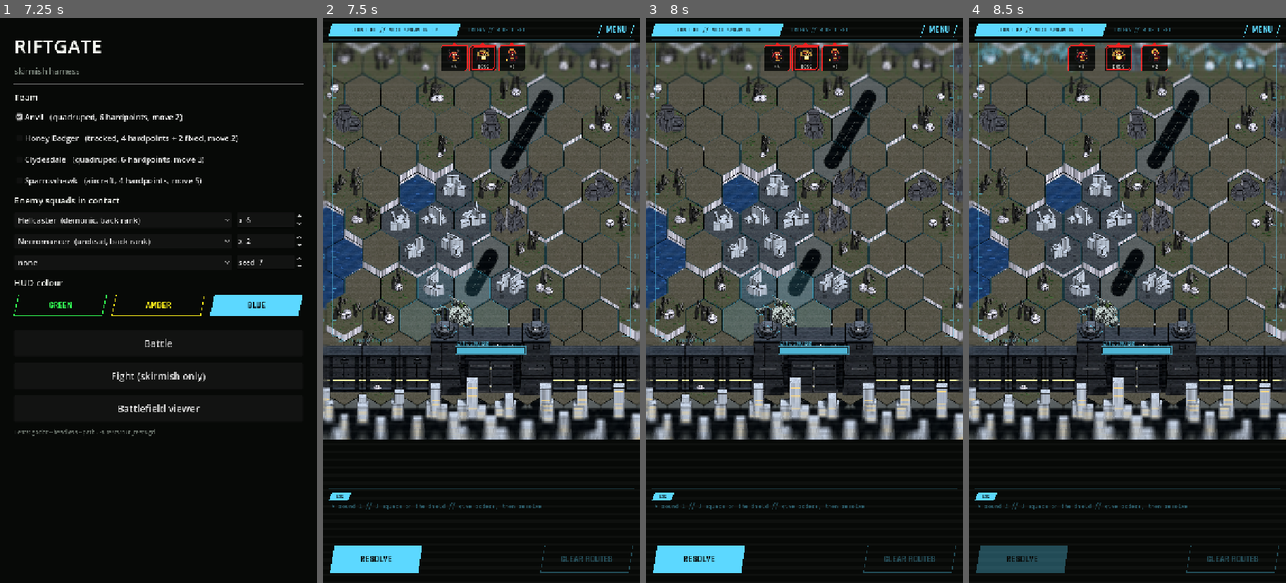
Above: before the commit, frames 1-4 (left to right).
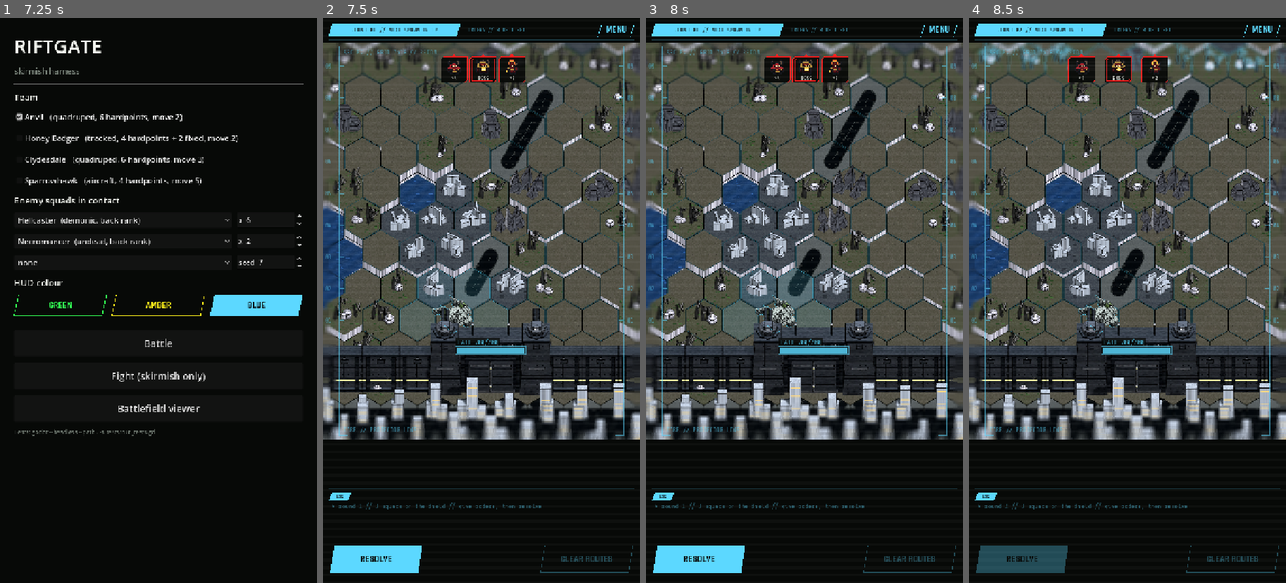
Above: after the commit, the same moments.

Repository: ryanjdmartin/riftgate
Game: Godot game, scene res://game/harness.tscn
Two runs of this game, one before a commit and one after it. Both use one fixed random seed, a clock stepped at 60 frames per second and the inputs below.
Inputs:
- Up to frame 1 (7.25 s): click "Anvil (quadruped, 6 hardpoint…" at 0.5 s; click "Honey Badger (tracked, 4 hard…" at 1.25 s; click "Clydesdale (quadruped, 6 hard…" at 2 s; click "Sparrowhawk (aircraft, 4 hard…" at 2.75 s; click "Ghoul (undead, front rank)" at 3.5 s; click "none" at 4.25 s; click "GREEN" at 5 s; click "AMBER" at 5.75 s; click "BLUE" at 6.5 s
- Up to frame 2 (7.5 s): click "Battle" at 7.25 s
- Up to frame 3 (8 s): no input
- Up to frame 4 (8.5 s): click "RESOLVE" at 8 s

Frame 1 is identical in both runs. In frame 2, 3.2% of the frame differs, in the area x 0-100%, y 4-74%; in frame 3, 3.2%; in frame 4, 3.2%.

Commit message:
The map's frame belongs to the viewport: its lines run the view's height and its readouts hold at the top and bottom while the ticks and numbers ride the map; tighter on the play area, bigger text, the bars' labels on plaques; the rift is a vortex tearing a hole in reality, three frames turning and back, from foeforge's new rift and cut-rift commands (candidate 3 of 4), reaching up into the scenery with its bar over it
Co-Authored-By: Claude Fable 5.1 <noreply@anthropic.com>

Diff:
--- a/game/battle/battle_map_view.gd
+++ b/game/battle/battle_map_view.gd
@@ -161,7 +161,7 @@
 ## playable field plus a little of the scenery beyond each end; the rest of the margin
 ## rows are there to fill the edges, not to scroll to (Ryan, 21 September).
 func _clamp_scroll() -> void:
-	var top := _origin.y - HEX_SIZE * 2.4                                                  # a row of scenery past the rift
+	var top := _origin.y - HEX_SIZE * 3.6                                                  # the scenery past the rift, and the vortex's height
 	var bottom := _origin.y + Hex.to_pixel(field.map.gate, HEX_SIZE).y + HEX_SIZE * 2.6   # a row of city past the wall
 	scroll_y = clampf(scroll_y, minf(-top * zoom, size.y - bottom * zoom), -top * zoom)
 	scroll_x = clampf(scroll_x, minf(0.0, size.x - size.x * zoom), 0.0)
@@ -262,7 +262,9 @@
 		var list: Array = rows[above]
 		list.sort_custom(func(a, b) -> bool: return a[0] < b[0])
 		var next_x := TAG_GAP
-		var y := TAG_GAP if above else size.y - TAG_SIZE.y - TAG_GAP
+		# Under the frame's top readout, or over its bottom one (Ryan, 23 September: the
+		# frame belongs to the viewport, so the tags make room for it).
+		var y := FRAME_PAD + 24.0 if above else size.y - TAG_SIZE.y - FRAME_PAD - 20.0
 		for item in list:
 			var x := clampf(item[0] - TAG_SIZE.x * 0.5, TAG_GAP, size.x - TAG_SIZE.x - TAG_GAP)
 			x = maxf(x, next_x)
@@ -329,10 +331,7 @@
 			var pts := Hex.corners(center(g), HEX_SIZE - 3.0)
 			draw_colored_polygon(pts, Color(hud, 0.10))
 			Hud.stroke_poly(self, pts, Color(hud, 0.85), 2.0)
-	for r in map.rift_hexes:
-		var pts := Hex.corners(center(r), HEX_SIZE - 3.0)
-		draw_colored_polygon(pts, Color("2a1a3f"))
-		Hud.stroke_poly(self, pts, RIFT_ART, 2.0)   # the rift's own art, not a palette role
+	_draw_rift(map)
 
 	# Where the selected mech may end its move.
 	for h in destinations.keys():
@@ -454,42 +453,55 @@
 
 
 ## The frame: the field's two boundary lines in the display's light, a tick on every
-## row's centre with the row's number, and a sector readout at each end, so the playable
-## area has a viewfinder's edge and the blur runs into it. Screen space.
+## row's centre with the row's number, and a readout at each end, so the playable area has
+## a viewfinder's edge and the blur runs into it. The frame belongs to the viewport, not
+## the map (Ryan, 23 September): its lines run the height of the view and its readouts sit
+## at the view's top and bottom whatever the scroll; only the ticks and numbers ride the
+## map. Screen space.
+const FRAME_PAD := 8.0
+const FRAME_FONT := 14
+
 func _draw_frame(hud: Color) -> void:
 	var map := field.map
 	var fx := _frame_x()
-	var top := _origin.y - HEX_SIZE
-	var bottom := _origin.y + Hex.to_pixel(map.gate, HEX_SIZE).y - HEX_SIZE * 1.5 * (BattleMap.GATE_ROWS - 0.5)
 	var fc := Color(hud, frame_alpha)
 	var font := Hud.mono()
+	var top := FRAME_PAD
+	var bottom := size.y - FRAME_PAD
 	for x in [fx.x, fx.y]:
 		var dir := 1.0 if x == fx.x else -1.0
 		var sx := to_screen(Vector2(x, 0)).x
-		draw_line(Vector2(sx, to_screen(Vector2(0, top)).y), Vector2(sx, to_screen(Vector2(0, bottom)).y), fc, 2.0)
+		draw_line(Vector2(sx, top), Vector2(sx, bottom), fc, 2.0)
 		for row in range(map.height - BattleMap.GATE_ROWS):
 			var y := to_screen(Vector2(0, _origin.y + HEX_SIZE * 1.5 * row)).y
+			if y < top + 30.0 or y > bottom - 30.0:
+				continue   # under the readouts
 			draw_line(Vector2(sx, y), Vector2(sx + 10.0 * dir, y), fc, 2.0)
 			var label := "%02d" % (map.height - BattleMap.GATE_ROWS - row)   # counted up from the gate
-			var lx: float = (sx - 30.0) if dir > 0.0 else (sx + 8.0)
-			draw_string(font, Vector2(lx, y + 4.0), label, HORIZONTAL_ALIGNMENT_LEFT, -1, 11, fc)
+			var lx: float = (sx - 34.0) if dir > 0.0 else (sx + 8.0)
+			draw_string(font, Vector2(lx, y + 5.0), label, HORIZONTAL_ALIGNMENT_LEFT, -1, FRAME_FONT, fc)
 		for y in [top, bottom]:
-			var sy := to_screen(Vector2(0, y)).y
-			draw_line(Vector2(sx, sy), Vector2(sx + 18.0 * dir, sy), fc, 2.0)
+			draw_line(Vector2(sx, y), Vector2(sx + 18.0 * dir, y), fc, 2.0)
 	var left := to_screen(Vector2(fx.x, 0)).x
-	draw_string(font, Vector2(left + 6.0, to_screen(Vector2(0, top)).y - 6.0), "SEC %02d // GRID %dx%d // RECON" % [map.map_seed % 100, map.width, map.height - BattleMap.GATE_ROWS], HORIZONTAL_ALIGNMENT_LEFT, -1, 11, fc)
-	draw_string(font, Vector2(left + 6.0, to_screen(Vector2(0, bottom)).y + 14.0), "CARE // PROJECTOR LINE", HORIZONTAL_ALIGNMENT_LEFT, -1, 11, fc)
-
-
-## A HUD bar in screen space: a backing, a track, a fill, a rim, a label above.
+	draw_string(font, Vector2(left + 8.0, top + 19.0), "SEC %02d // GRID %dx%d // RECON" % [map.map_seed % 100, map.width, map.height - BattleMap.GATE_ROWS], HORIZONTAL_ALIGNMENT_LEFT, -1, FRAME_FONT, fc)
+	draw_string(font, Vector2(left + 8.0, bottom - 8.0), "CARE // PROJECTOR LINE", HORIZONTAL_ALIGNMENT_LEFT, -1, FRAME_FONT, fc)
+
+
+## A HUD bar in screen space: a backing, a track, a fill, a rim, a label above on its own
+## dark plaque, so it reads on any ground, the rift's included (Ryan, 23 September).
+const BAR_FONT := 14
+
 func _hud_bar(map_pos: Vector2, map_w: float, frac: float, col: Color, label: String, a: float = 1.0) -> Rect2:
 	var p := to_screen(map_pos)
 	var rect := Rect2(p.x - map_w * zoom * 0.5, p.y, map_w * zoom, 12.0)
+	var font := Hud.mono()
+	var tw := font.get_string_size(label, HORIZONTAL_ALIGNMENT_LEFT, -1, BAR_FONT).x
+	draw_rect(Rect2(rect.position.x - 3.0, rect.position.y - 22.0, tw + 10.0, 20.0), Color(Palette.BG, 0.85), true)
 	draw_rect(rect.grow(3.0), Color(Palette.BG, 0.85), true)
 	draw_rect(rect, Color(col, 0.18 * a), true)
 	draw_rect(Rect2(rect.position, Vector2(rect.size.x * frac, rect.size.y)), Color(col, a), true)
 	draw_rect(rect.grow(3.0), Color(col, 0.7 * a), false, 1.5)
-	draw_string(Hud.mono(), Vector2(rect.position.x, rect.position.y - 5.0), label, HORIZONTAL_ALIGNMENT_LEFT, -1, 11, Color(col, a))
+	draw_string(font, Vector2(rect.position.x + 2.0, rect.position.y - 7.0), label, HORIZONTAL_ALIGNMENT_LEFT, -1, BAR_FONT, Color(col, a))
 	return rect
 
 
@@ -510,7 +522,7 @@
 ## The rift's pressure as a bar toward the next spawn (Ryan, 22 September), above the rift
 ## in the scenery rows, where the boss standing in front of the rift never covers it.
 func _draw_rift_bar() -> void:
-	var at := _origin + Hex.to_pixel(field.map.rift, HEX_SIZE) + Vector2(0, -HEX_SIZE * 1.9)
+	var at := _origin + Hex.to_pixel(field.map.rift, HEX_SIZE) + Vector2(0, -HEX_SIZE * 2.3)
 	var frac := float(field.rift_pressure) / maxf(1.0, float(field.rift_pressure_max))
 	_hud_bar(at, HEX_SIZE * 3.2, frac, RIFT_ART, "NEXT SPAWN IN %d" % (field.rift_pressure_max - field.rift_pressure))
 
@@ -522,8 +534,31 @@
 		_map3d.set_sweep((local_y - scroll_y) / zoom if sweep_on else -1.0e6)
 
 
+const RIFT_ART := Color("c9a6ff")   # what the rift looks like; it means nothing but the rift
+const RIFT_FRAMES := 3
+const RIFT_FRAME_SECONDS := 0.32
+
+## The rift (Ryan, 23 September): a vortex tearing a hole in reality, in the foes' own
+## register, standing over its three hexes and reaching up into the scenery, its spiral
+## turning a little and back. The hexes under it are the hole's floor. Without the art,
+## the old outline.
+func _draw_rift(map: BattleMap) -> void:
+	for r in map.rift_hexes:
+		draw_colored_polygon(Hex.corners(center(r), HEX_SIZE - 3.0), Color("140a1f"))
+	var tex := Sprites.rift()
+	if tex == null:
+		for r in map.rift_hexes:
+			Hud.stroke_poly(self, Hex.corners(center(r), HEX_SIZE - 3.0), RIFT_ART, 2.0)
+		return
+	var fw := tex.get_size().x / RIFT_FRAMES
+	var fh := tex.get_size().y
+	var k: int = [0, 1, 2, 1][int(_ring_t / RIFT_FRAME_SECONDS) % 4]
+	var c := center(map.rift)
+	var dest := Rect2((c - Vector2(fw * SPRITE_SCALE * 0.5, fh * SPRITE_SCALE - HEX_SIZE * 0.9)).floor(), Vector2(fw, fh) * SPRITE_SCALE)
+	draw_texture_rect_region(tex, dest, Rect2(k * fw, 0, fw, fh))
+
+
 ## Off-screen squads get a portrait at the edge nearest them: the source of the intent line.
-const RIFT_ART := Color("c9a6ff")   # what the rift looks like; it means nothing but the rift
 
 
 ## A number on a dark plaque with a coloured border: legible on any tile, and the colour
@@ -758,9 +793,10 @@
 ## The frame's left and right lines in map pixels: the field plus a little, and the line
 ## the side blur begins at.
 func _frame_x() -> Vector2:
+	# Close on the play area, so the blur runs on outside it (Ryan, 23 September).
 	var hex_w := sqrt(3.0) * HEX_SIZE
-	var left := _origin.x - hex_w * 0.5 - HEX_SIZE * 0.55
-	return Vector2(left, left + hex_w * (field.map.width + 0.5) + HEX_SIZE * 1.1)
+	var left := _origin.x - hex_w * 0.5 - HEX_SIZE * 0.22
+	return Vector2(left, left + hex_w * (field.map.width + 0.5) + HEX_SIZE * 0.44)
 
 
 ## The dry run of the phase, redone only when the plan changes.
--- a/game/ui/sprites.gd
+++ b/game/ui/sprites.gd
@@ -19,6 +19,11 @@
 
 static func map_foe(foe_id: String) -> Texture2D:
 	return _load("res://art/foes/%s_map.png" % foe_id)
+
+
+## The rift on the map: a strip of three frames (tools/foeforge `cut-rift`), or null.
+static func rift() -> Texture2D:
+	return _load("res://art/terrain/rift.png")
 
 
 ## The opaque part of a sprite, in texture pixels, so views can hug the drawing rather than
Binary file added: art/terrain/rift.png
Not shown, added: art/terrain/rift.png.import
